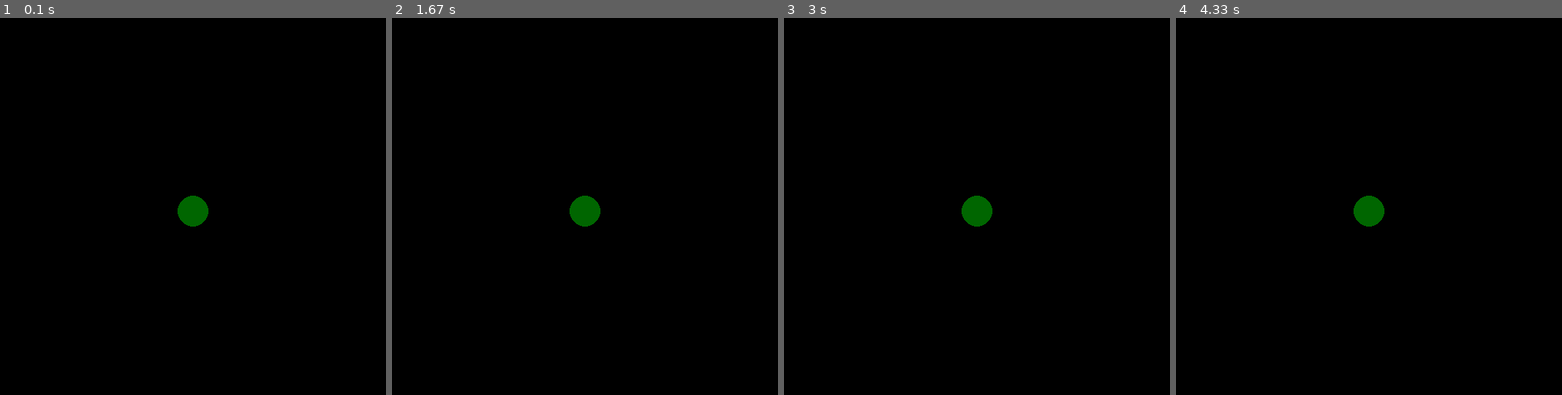
Above: before the commit, frames 1-4 (left to right).
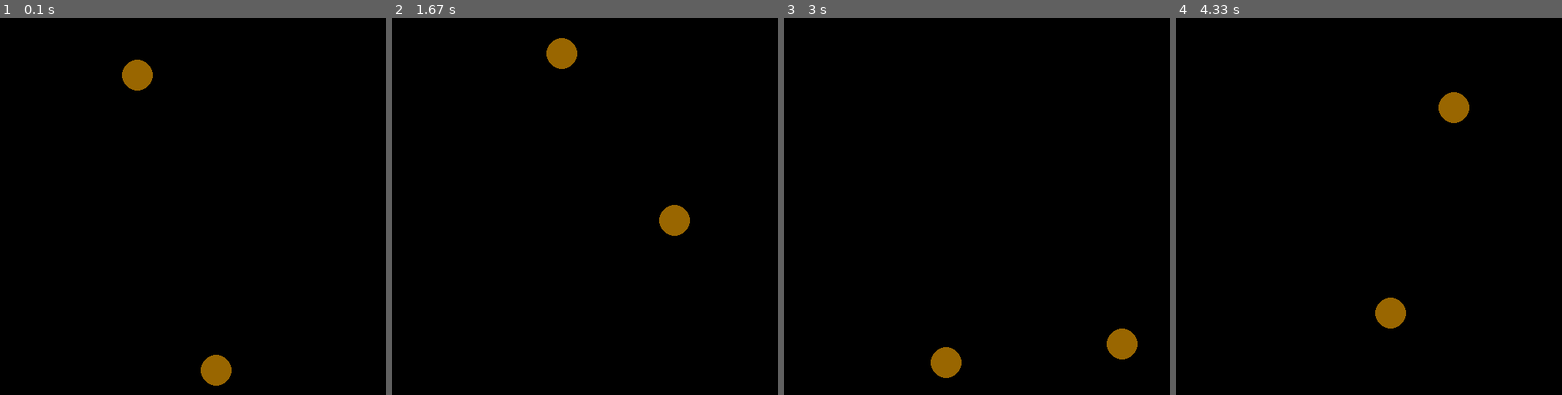
Above: after the commit, the same moments.

Repository: dhirendraj-cmd/game-development
Game: pygame game, started from pypames/bouncingball/bouncing_ball.py
Same seed, same stepped clock (60 frames per second), same inputs: the game is played once before the commit and once after it.
Inputs:
- Up to frame 1 (0.1 s): no input
- Up to frame 2 (1.67 s): no input
- Up to frame 3 (3 s): no input
- Up to frame 4 (4.33 s): no input

The runs differ from the first frame. In frame 1, 1.5% of the frame differs, in the area x 31-60%, y 11-98%; in frame 2, 1.5%; in frame 3, 1.5%; in frame 4, 1.5%.

Commit message:
added ball movement

Diff:
--- a/pypames/bouncingball/bouncing_ball.py
+++ b/pypames/bouncingball/bouncing_ball.py
@@ -10,29 +10,60 @@
 
 # colors
 backgorund = (0, 0, 0)
-object_color = (0, 102, 0)
+object_color = (153, 102, 0)
 radius = 20
 
 # setup ball
 ball_color = object_color
 ball_radius = radius
-ball_x = screen_width//2
-ball_y = screen_height//2
+ball_1x = screen_width//2
+ball_1y = screen_height//1.05
+ball_2x = screen_width//3
+ball_2y = screen_height//8
 
-
+# velocity/speed of ball to move in all directions
+ball_1x_speed = 5
+ball_1y_speed = 5
+ball_2x_speed = 2
+ball_2y_speed = 2
 
 # game loop
 running=True
+clock = pygame.time.Clock()
+fps=60
 while running:
     for event in pygame.event.get():
         if event.type == pygame.QUIT:
             running=False
 
+
+    # keep updating the position until closed
+    ball_1x+=ball_1x_speed
+    ball_1y+=ball_1y_speed
+    ball_2x+=ball_2x_speed
+    ball_2y+=ball_2y_speed
+
+    # ÷detect the boundries
+    if ball_1x + ball_radius > screen_width or ball_1x - ball_radius<0:
+        ball_1x_speed = -ball_1x_speed
+    if ball_1y + ball_radius > screen_height or ball_1y - ball_radius<0:
+        ball_1y_speed = -ball_1y_speed
+
+    if ball_2x + ball_radius > screen_width or ball_2x - ball_radius<0:
+        ball_2x_speed = -ball_2x_speed
+    if ball_2y + ball_radius > screen_height or ball_2y - ball_radius<0:
+        ball_2y_speed = -ball_2y_speed
+
+
     screen.fill(backgorund)
 
     # drawing ball
-    pygame.draw.circle(screen, ball_color, (ball_x, ball_y), ball_radius)
+    pygame.draw.circle(screen, ball_color, (int(ball_1x), int(ball_1y)), ball_radius)
+    pygame.draw.circle(screen, ball_color, (int(ball_2x), int(ball_2y)), ball_radius)
 
     pygame.display.flip()
 
+    # control frme rate
+    clock.tick(fps)
+
 pygame.quit()
